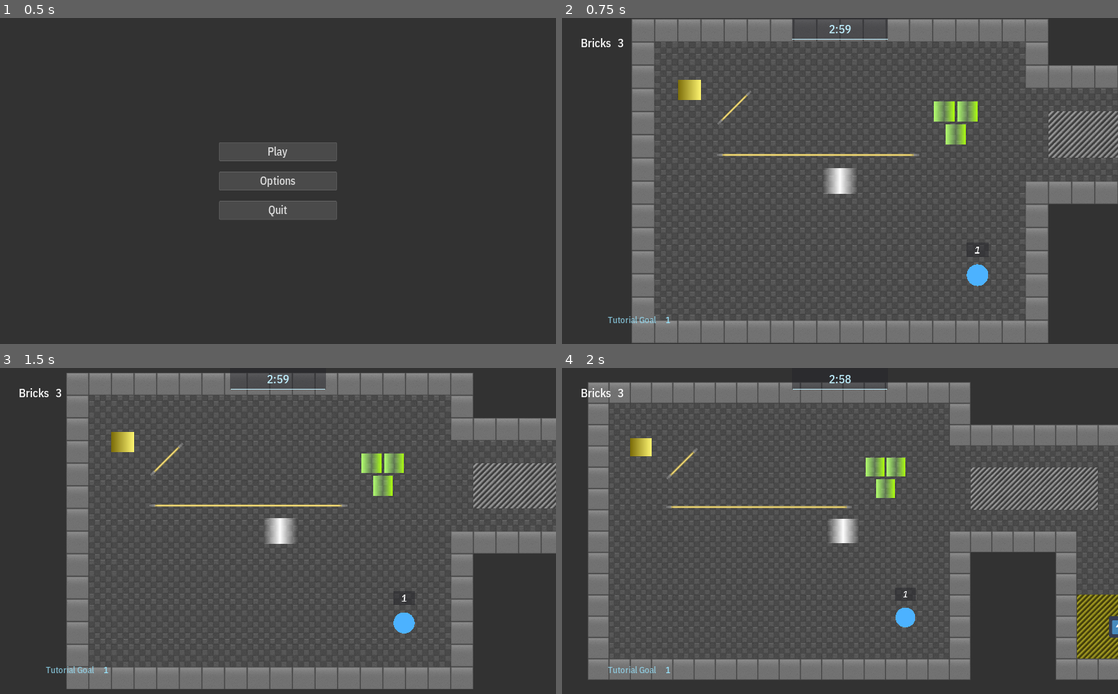
Above: before the commit, frames 1-4 (two rows, left to right).
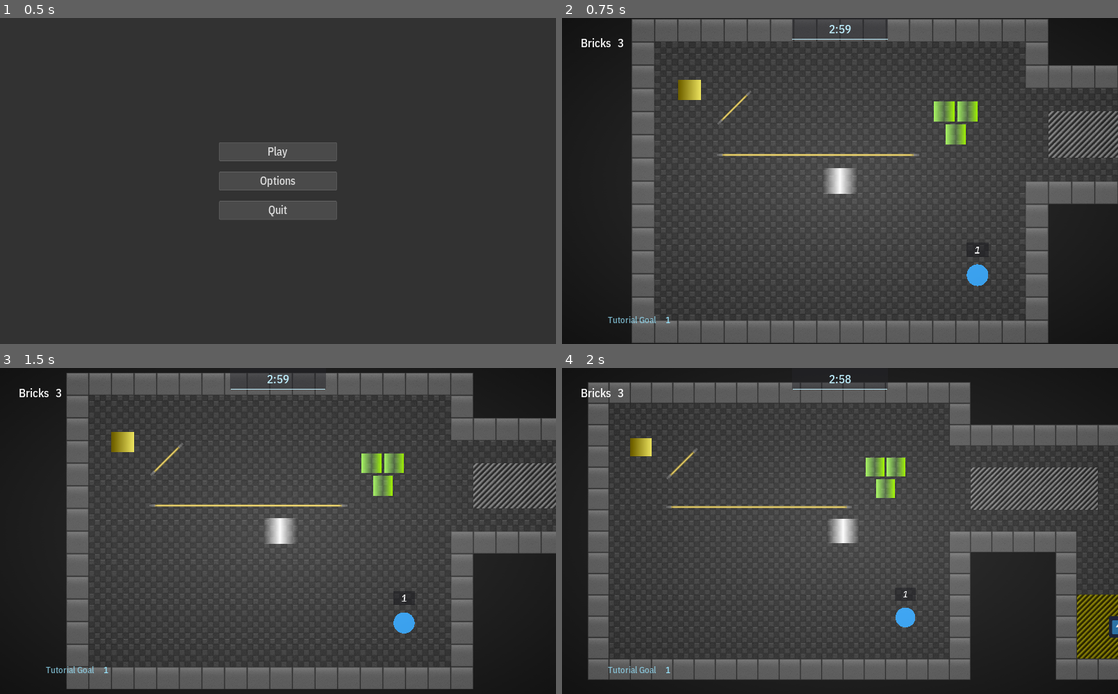
Above: after the commit, the same moments.

Repository: Calinou/escape-space
Game: Godot game, scene res://menu/menu.tscn
Two runs of this game, one before a commit and one after it. Both use one fixed random seed, a clock stepped at 60 frames per second and the inputs below. The engine's default icon, where the game draws it, is replaced by a stand-in: a white triangle on a blue panel in a dark square. Sound files missing from this copy of the repository are replaced by a short silence.
Inputs (mouse positions are in pixels of both pictures, inside the frame that each line leads up to):
- Up to frame 1 (0.5 s): no input
- Up to frame 2 (0.75 s): click "Play" at 0.5 s
- Up to frame 3 (1.5 s): tap Enter at 1.25 s; move the mouse to (400, 514) at 1.27 s; hold Right (move_right) from 1.28 s (still down)
- Up to frame 4 (2 s): keep holding Right (move_right)

Frame 1 is identical in both runs. In frame 2, 12% of the frame differs, in the area x 0-100%, y 0-100%; in frame 3, 12%; in frame 4, 12%.

Commit message:
Add a vignette effect to HUD

Diff:
--- a/game/hud/hud.tscn
+++ b/game/hud/hud.tscn
@@ -1,17 +1,22 @@
-[gd_scene load_steps=7 format=2]
+[gd_scene load_steps=9 format=2]
 
 [ext_resource path="res://game/hud/theme.tres" type="Theme" id=1]
 [ext_resource path="res://game/hud/hud.gd" type="Script" id=2]
-[ext_resource path="res://game/hud/goal.tscn" type="PackedScene" id=3]
-[ext_resource path="res://game/hud/time_gradient.tres" type="Gradient" id=4]
+[ext_resource path="res://game/hud/vignette.png" type="Texture" id=3]
+[ext_resource path="res://game/hud/goal.tscn" type="PackedScene" id=4]
+[ext_resource path="res://game/hud/time_gradient.tres" type="Gradient" id=5]
 
-[sub_resource type="Gradient" id=1]
+[sub_resource type="CanvasItemMaterial" id=4]
+
+blend_mode = 2
+
+[sub_resource type="Gradient" id=2]
 
 colors = PoolColorArray( 1, 1, 1, 1, 1, 1, 1, 1 )
 
-[sub_resource type="GradientTexture" id=2]
+[sub_resource type="GradientTexture" id=3]
 
-gradient = SubResource( 1 )
+gradient = SubResource( 2 )
 width = 176
 
 [node name="HUD" type="Control"]
@@ -23,6 +28,22 @@
 margin_bottom = -32.0
 theme = ExtResource( 1 )
 script = ExtResource( 2 )
+
+[node name="Vignette" type="TextureRect" parent="."]
+modulate = Color( 1, 1, 1, 0.12549 )
+material = SubResource( 4 )
+anchor_right = 1.0
+anchor_bottom = 1.0
+margin_left = -32.0
+margin_top = -32.0
+margin_right = 32.0
+margin_bottom = 32.0
+texture = ExtResource( 3 )
+expand = true
+stretch_mode = 1
+__meta__ = {
+"_edit_lock_": true
+}
 
 [node name="Vitals" type="VBoxContainer" parent="."]
 margin_left = 1.0
Not shown: 1 places in game/hud/hud.tscn that only renumber resources
Binary file added: game/hud/vignette.png
Not shown, added: game/hud/vignette.png.import
Not shown, changed: LICENSE.assets.md
